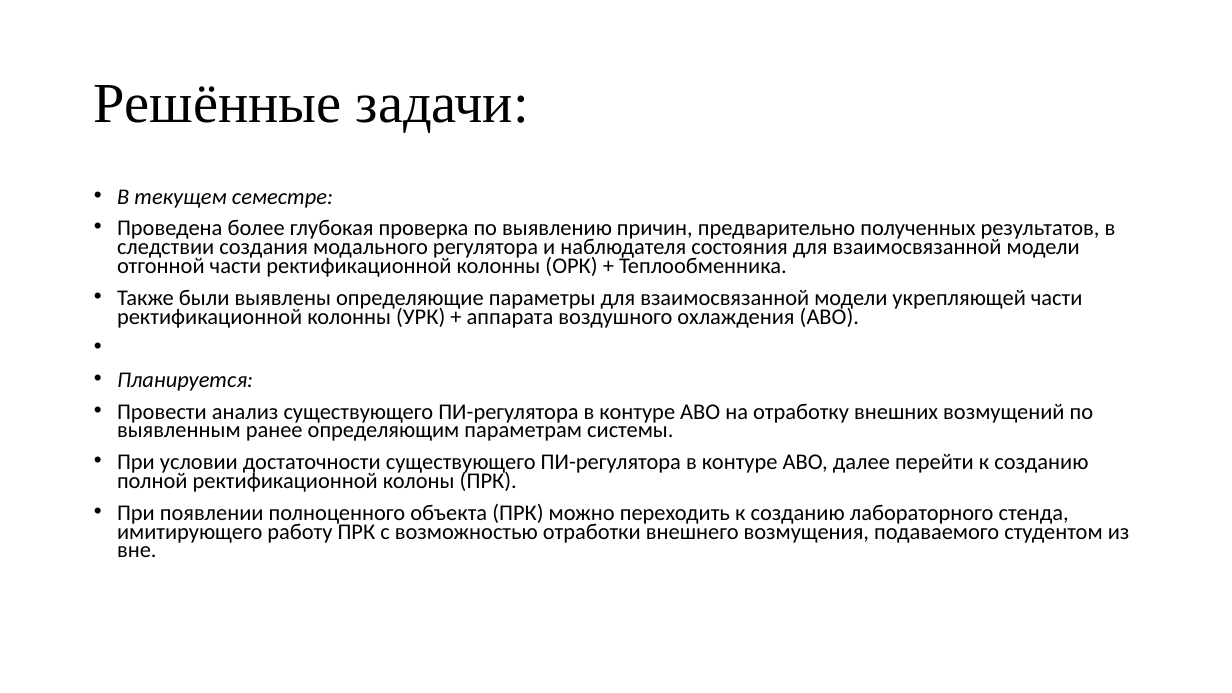
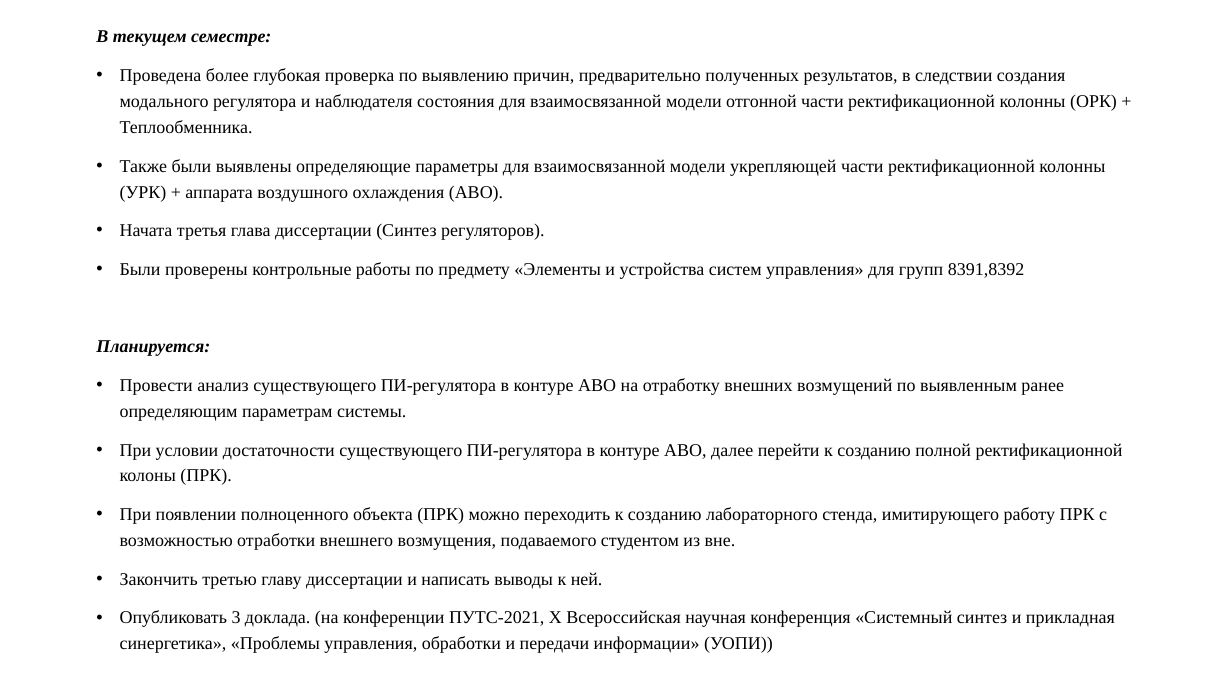
Before and after one commit to Rivares/Ph.D, a slide deck: slide 2 of 0_Docs_dir/3_General/6 семестр/НИД 6 семестр.pptx. Drawn at 1232x693 pixels with LibreOffice and Linux fonts; fonts in the diff are those of the drawing. Boxes give left, top, right and bottom in pixels: in the first picture for what was removed or moved away, otherwise in the second. Text is boxed around its words. In the diff, an @@ line names an element or a change of style, - is before the commit and + after.

```diff
--- a/0_Docs_dir/3_General/6 семестр/НИД 6 семестр.pptx
+++ b/0_Docs_dir/3_General/6 семестр/НИД 6 семестр.pptx
@@ text "В текущем семестре:": place and size @@
-text "В текущем семестре:" at bbox=[117, 189, 1130, 557]
+text "В текущем семестре:" at bbox=[96, 30, 1123, 653]
@@ text at bbox=[96, 30, 1123, 550]: size 17.5 to 14 pt, font Calibri to Times New Roman in "В текущем семестре:", "Проведена более глубокая проверка по выявлению причин, ...", "Также были выявлены определяющие параметры для взаимосвязанн ...", "Планируется:" and 3 more places; bold on in "В текущем семестре:", "Планируется:"; bullet • to none; line spacing 0.7 to 1.2 @@
@@ title removed at bbox=[94, 85, 529, 133] @@
-Решённые задачи:
@@ text at bbox=[120, 223, 1024, 279]: paragraphs added @@
+• Начата третья глава диссертации (Синтез регуляторов).
+• Были проверены контрольные работы по предмету «Элементы и устройства систем управления» для групп 8391,8392
@@ text at bbox=[120, 572, 1115, 653]: paragraphs added @@
+• Закончить третью главу диссертации и написать выводы к ней.
+• Опубликовать 3 доклада. (на конференции ПУТС-2021, Х Всероссийская научная конференция «Системный синтез и прикладная синергетика», «Проблемы управления, обработки и передачи информации» (УОПИ))
```
Also in this commit, not shown: 1 slide removed, 17 other files.
